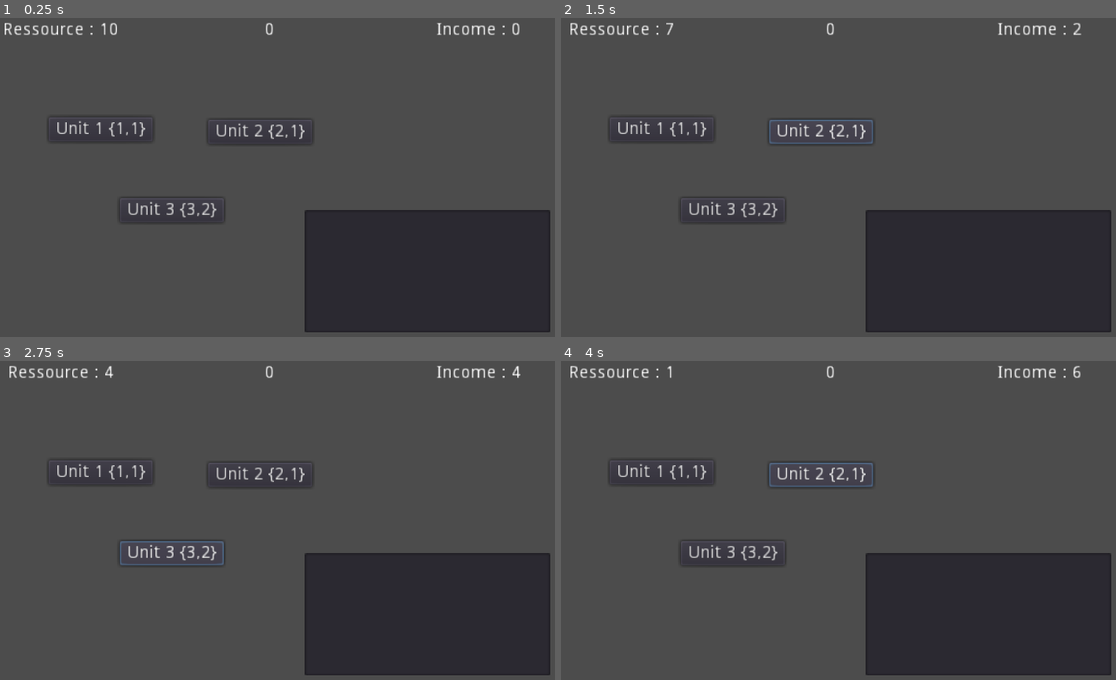
Above: before the commit, frames 1-4 (two rows, left to right).
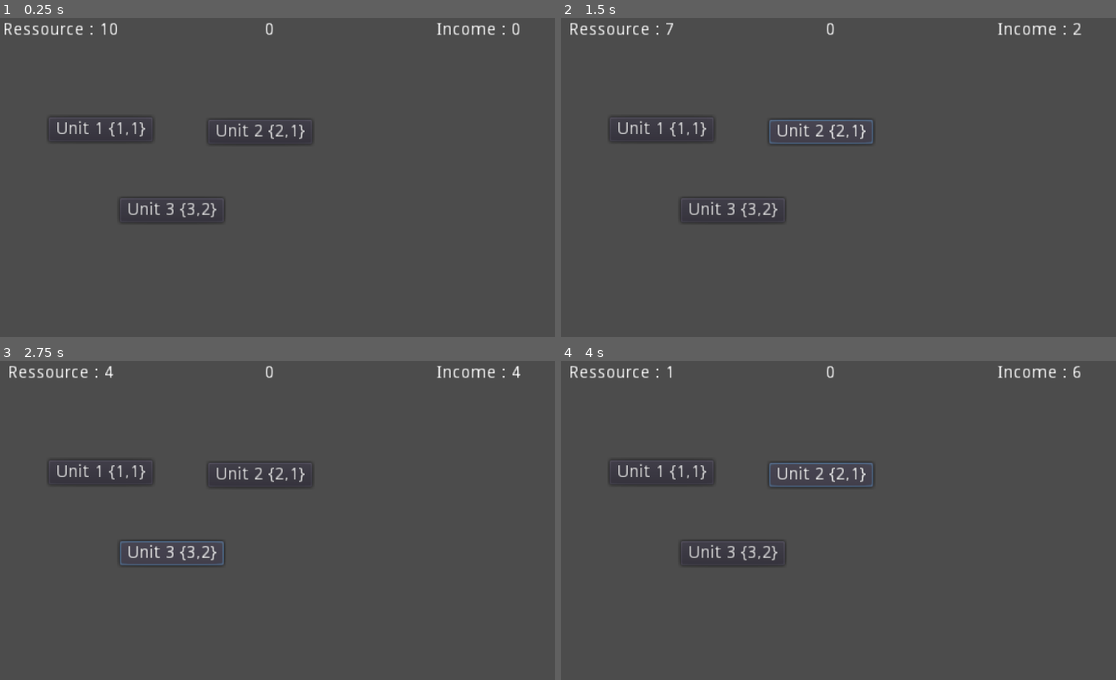
Above: after the commit, the same moments.

Repository: tducasse/poc-turn-based
Game: Godot game, scene res://Scenes/Sample.tscn
The game is run twice, just before and just after one commit, with the same random seed, the same clock (stepped at 60 frames per second) and the same inputs. This scene is started directly instead of the project's main scene.
Inputs:
- Up to frame 1 (0.25 s): no input
- Up to frame 2 (1.5 s): click "Unit 1 {1,1}" at 0.5 s; click "Unit 2 {2,1}" at 1.25 s
- Up to frame 3 (2.75 s): click "Unit 3 {3,2}" at 2 s
- Up to frame 4 (4 s): click "Unit 1 {1,1}" at 2.75 s; click "Unit 2 {2,1}" at 3.5 s

The runs differ from the first frame. In frame 1, 17% of the frame differs, in the area x 54-100%, y 60-99%; in frame 2, 17%; in frame 3, 17%; in frame 4, 17%.
Error after the commit: Attempt to call function 'connect' in base 'null instance' on a null instance. (res://Scenes/Sample.gd:12)

Commit message:
Delete duplicated echoClient

Diff:
--- a/Scenes/ClientConnect.gd
+++ b/Scenes/ClientConnect.gd
@@ -26,6 +26,7 @@
 	if err != OK:
 		print("Unable to connect")
 		set_process(false)
+
 
 func _closed(was_clean = false):
 	# was_clean will tell you if the disconnection was correctly notified
@@ -73,14 +74,17 @@
 	# emission will only happen when calling this function.
 	_client.poll()
 
+
 func add_new_message(message):
 	print(message)
 	chat.text +=message + '\n'
+
 
 func add_new_messages(messages):
 	print(messages)
 	for message in messages:
 		add_new_message(message)
+
 
 func start_game():
 	emit_signal("on_start_game")
--- a/Scenes/Sample.gd
+++ b/Scenes/Sample.gd
@@ -3,15 +3,10 @@
 
 onready var shop := $Shop
 onready var UI := $UIContainer
-onready var serverControl := $Control
+onready var clientConnect := get_node("/root/Main/HBoxContainer/Control")
 
 
 # Called when the node enters the scene tree for the first time.
 func _ready():
 	var _shopConnection = shop.connect("on_unit_pressed", UI, "on_ressource_spent")
-	var _startGameConnection = serverControl.connect("on_start_game", UI, "start_prepTimer")
-
-
-# Called every frame. 'delta' is the elapsed time since the previous frame.
-#func _process(delta):
-#	pass
+	var _startGameConnection = clientConnect.connect("on_start_game", UI, "start_prepTimer")
--- a/Scenes/Sample.tscn
+++ b/Scenes/Sample.tscn
@@ -1,9 +1,8 @@
-[gd_scene load_steps=5 format=2]
+[gd_scene load_steps=4 format=2]
 
 [ext_resource path="res://Shop/Shop.tscn" type="PackedScene" id=1]
 [ext_resource path="res://UI/UI.tscn" type="PackedScene" id=2]
 [ext_resource path="res://Scenes/Sample.gd" type="Script" id=3]
-[ext_resource path="res://Scenes/EchoClient.tscn" type="PackedScene" id=4]
 
 [node name="Game" type="Node2D"]
 script = ExtResource( 3 )
@@ -11,9 +10,3 @@
 [node name="UIContainer" parent="." instance=ExtResource( 2 )]
 
 [node name="Shop" parent="." instance=ExtResource( 1 )]
-
-[node name="Control" parent="." instance=ExtResource( 4 )]
-margin_left = 287.0
-margin_top = 164.0
-margin_right = 487.0
-margin_bottom = 264.0
